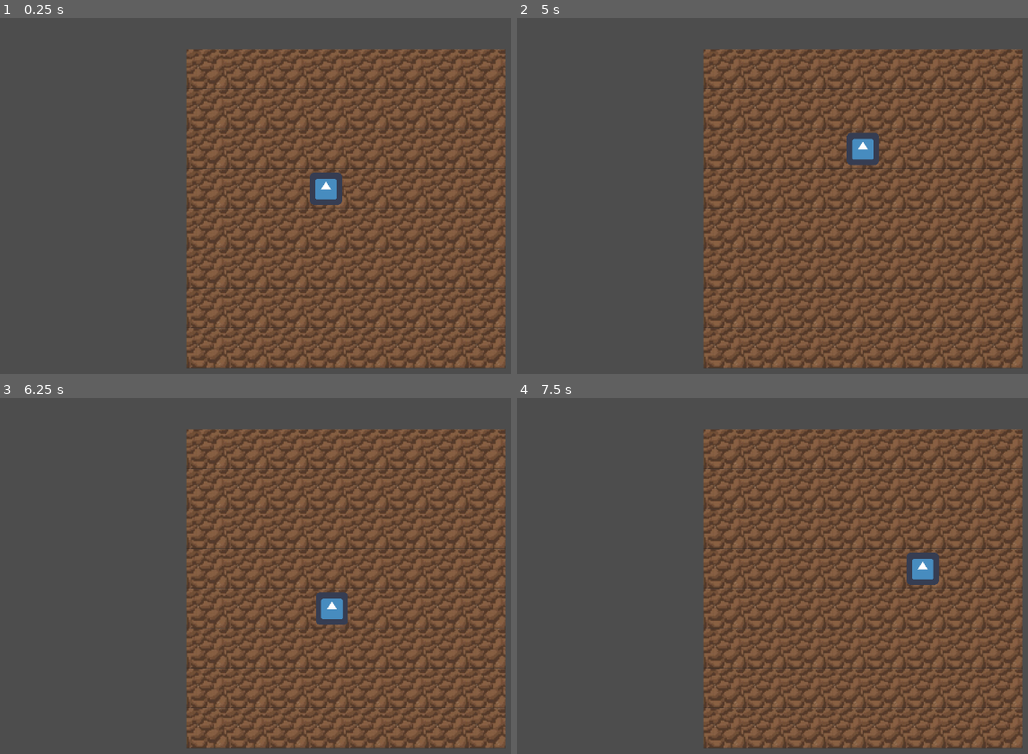
Above: before the commit, frames 1-4 (two rows, left to right).
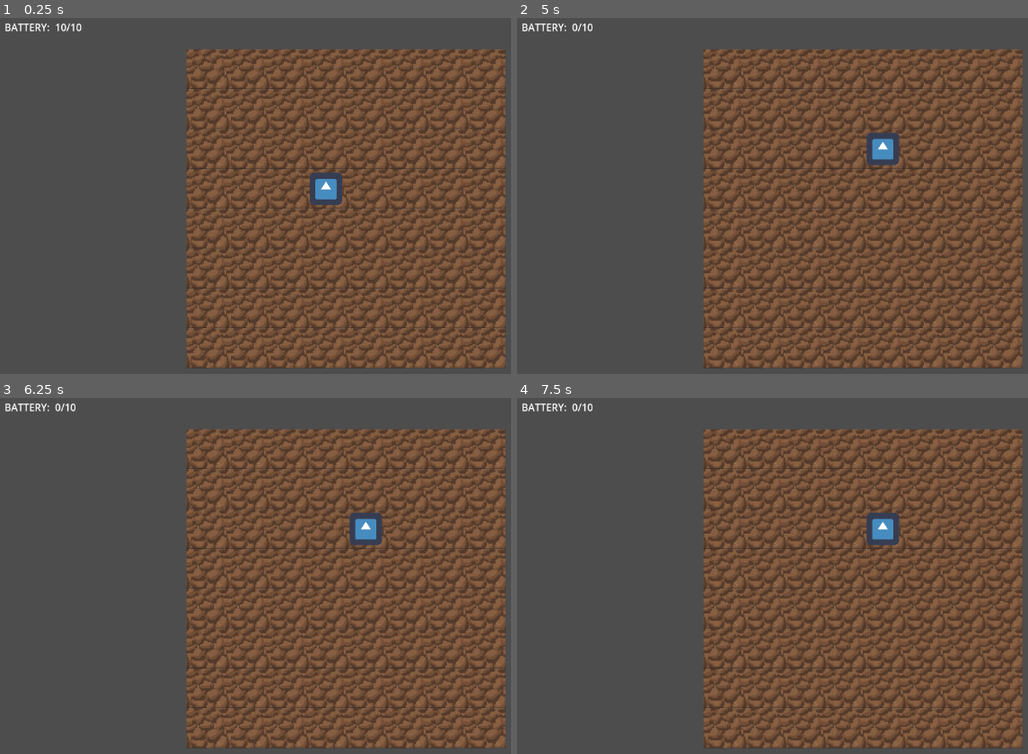
Above: after the commit, the same moments.

Repository: bardunbar/galway-game-jam-23
Game: Godot game, scene res://screens/game/game_scene.tscn
The game is run twice, just before and just after one commit, with the same random seed, the same clock (stepped at 60 frames per second) and the same inputs. The engine's default icon, where the game draws it, is replaced by a stand-in: a white triangle on a blue panel in a dark square.
Inputs:
- Up to frame 1 (0.25 s): no input
- Up to frame 2 (5 s): tap Enter at 0.5 s; hold Right (move_right) 0.53-1.28 s; hold Down (move_down) 1.28-2.03 s; hold Right (move_right) 2.03-2.78 s; hold Up (move_up) 2.78-3.53 s; hold Left (move_left) from 3.53 s (still down)
- Up to frame 3 (6.25 s): release Left (move_left) at 5.03 s; hold Down (move_down) 5.03-5.78 s; hold Right (move_right) from 5.78 s (still down)
- Up to frame 4 (7.5 s): release Right (move_right) at 6.53 s; hold Up (move_up) 6.53-7.28 s; hold Right (move_right) from 7.28 s (still down)

The runs differ from the first frame. In frame 1, 0.2% of the frame differs, in the area x 1-16%, y 1-4%; in frame 2, 1.0%; in frame 3, 1.3%; in frame 4, 1.3%, in the area x 1-83%, y 1-53%.

Commit message:
Adding action points and ready to blink

Diff:
--- /dev/null
+++ b/project/screens/game/UI/HUD.tscn
@@ -0,0 +1,29 @@
+[gd_scene load_steps=2 format=3 uid="uid://doruyts8emj2g"]
+
+[ext_resource type="Script" uid="uid://dgimsfcu1ush7" path="res://screens/game/UI/hud.gd" id="1_uiap5"]
+
+[node name="Hud" type="Control"]
+layout_mode = 3
+anchors_preset = 15
+anchor_right = 1.0
+anchor_bottom = 1.0
+grow_horizontal = 2
+grow_vertical = 2
+script = ExtResource("1_uiap5")
+
+[node name="InterfaceLayer" type="CanvasLayer" parent="."]
+unique_name_in_owner = true
+
+[node name="HBoxContainer" type="HBoxContainer" parent="InterfaceLayer"]
+offset_left = 16.0
+offset_top = 16.0
+offset_right = 180.0
+offset_bottom = 45.0
+
+[node name="ActionPointsTitle" type="Label" parent="InterfaceLayer/HBoxContainer"]
+layout_mode = 2
+text = "BATTERY: "
+
+[node name="ActionPointsValue" type="Label" parent="InterfaceLayer/HBoxContainer"]
+layout_mode = 2
+text = "10"
--- /dev/null
+++ b/project/screens/game/UI/hud.gd
@@ -0,0 +1,8 @@
+class_name HUD
+extends Control
+
+@onready var action_points_label:Label = $InterfaceLayer/HBoxContainer/ActionPointsValue
+
+func update_action_points(cur_points: int, max_points: int):
+	action_points_label.text = str(cur_points, "/", max_points)
+	return
--- a/project/screens/game/game_scene.tscn
+++ b/project/screens/game/game_scene.tscn
@@ -6,10 +6,12 @@
 [ext_resource type="PackedScene" uid="uid://b7htpu5jt4t3" path="res://screens/game/Player.tscn" id="5_6vlqa"]
 [ext_resource type="Script" uid="uid://54y7nga2oqwa" path="res://screens/game/grid/grid.gd" id="5_b275y"]
 [ext_resource type="PackedScene" uid="uid://hv7ajecc3s74" path="res://screens/game/grid/tile.tscn" id="6_6vlqa"]
+[ext_resource type="PackedScene" uid="uid://doruyts8emj2g" path="res://screens/game/UI/HUD.tscn" id="7_tvl6b"]
 
 [node name="GameScene" type="Node2D"]
 script = ExtResource("1_e6mtp")
 play_menu = ExtResource("2_jjnch")
+action_points = 10
 
 [node name="Grid" type="Node2D" parent="."]
 position = Vector2(170, 49)
@@ -17,9 +19,11 @@
 tile_class = ExtResource("6_6vlqa")
 metadata/_custom_type_script = "uid://54y7nga2oqwa"
 
-[node name="InterfaceLayer" type="CanvasLayer" parent="."]
-unique_name_in_owner = true
-
 [node name="Player" parent="." instance=ExtResource("5_6vlqa")]
 position = Vector2(202, 146)
 script = ExtResource("3_b275y")
+
+[node name="Hud" parent="." instance=ExtResource("7_tvl6b")]
+
+[node name="InterfaceLayer" type="CanvasLayer" parent="."]
+unique_name_in_owner = true
--- a/project/screens/game/game_script.gd
+++ b/project/screens/game/game_script.gd
@@ -2,10 +2,12 @@
 extends Node2D
 
 @export var play_menu: PackedScene
+@export var action_points: int
 
 @onready var interface_layer: CanvasLayer = %InterfaceLayer
 @onready var grid:Grid = $Grid
 @onready var player:Player = $Player
+@onready var hud:HUD = $Hud
 
 func _input(event: InputEvent) -> void:
 	if event.is_action_pressed("game_open_play_menu"):
@@ -16,4 +18,14 @@
 	# Initialize the player and grid
 	grid.initialize(self)
 	player.initialize(self)
+	player.connect("action_points_changed", _on_action_points_changed)
+	player.connect("ready_to_blink", _on_ready_to_blink)
+	hud.update_action_points(action_points, action_points)
 	return
+
+func _on_action_points_changed(new_action_points: int):
+	hud.update_action_points(new_action_points, action_points)
+
+func _on_ready_to_blink():
+	print("Ready to blink")
+	return
--- a/project/screens/game/player.gd
+++ b/project/screens/game/player.gd
@@ -5,6 +5,7 @@
 
 enum ACTION_TYPE {NONE, MOVE, ROTATE, ACTION}
 
+var curActionPoints
 var game: GameScript
 var tile_size
 var movementSpeed = 3
@@ -15,6 +16,9 @@
 var targetPosition: Vector2
 var prevPosition: Vector2
 var orientation: Vector2i = Vector2i(1, 0)
+
+signal action_points_changed(new_action_points: int)
+signal ready_to_blink
 
 func _ready() -> void:
 	return
@@ -29,6 +33,17 @@
 	prevPosition = global_position
 
 	tile_size = game.grid.tile_size
+	curActionPoints = game.action_points
+
+func use_action_points(count: int):
+	curActionPoints = max(curActionPoints - count, 0)
+	action_points_changed.emit(curActionPoints)
+
+func finish_action():
+	movementAlpha = 0
+	curAction = ACTION_TYPE.NONE
+	if curActionPoints <= 0:
+		ready_to_blink.emit()
 
 func _process(delta: float) -> void:
 	processInput()
@@ -36,7 +51,7 @@
 	return
 
 func processInput() -> void:
-	if (curAction == ACTION_TYPE.NONE):
+	if (curActionPoints > 0 and curAction == ACTION_TYPE.NONE):
 		var movementDirection: Vector2i = Vector2i.ZERO
 		if Input.is_action_pressed("move_right"):
 			movementDirection.x = 1
@@ -52,6 +67,7 @@
 			else:
 				var newGridPosition = gridPosition + movementDirection
 				if game.grid.canMove(newGridPosition.x, newGridPosition.y):
+					use_action_points(1)
 					gridPosition = newGridPosition
 					targetPosition = game.grid.get_tile(newGridPosition.x, newGridPosition.y).global_position
 					curAction = ACTION_TYPE.MOVE
@@ -72,11 +88,9 @@
 		global_position = newLoc
 		if movementAlpha >= 1:
 			prevPosition = targetPosition
-			movementAlpha = 0
-			curAction = ACTION_TYPE.NONE
+			finish_action()
 	elif curAction == ACTION_TYPE.ROTATE:
 		movementAlpha += (delta * rotationSpeed)
 		movementAlpha = clamp(movementAlpha, 0, 1)
 		if movementAlpha >= 1:
-			movementAlpha = 0
-			curAction = ACTION_TYPE.NONE
+			finish_action()
Not shown, added: project/screens/game/UI/hud.gd.uid
Not shown: 1 places in project/screens/game/game_scene.tscn that only renumber resources
